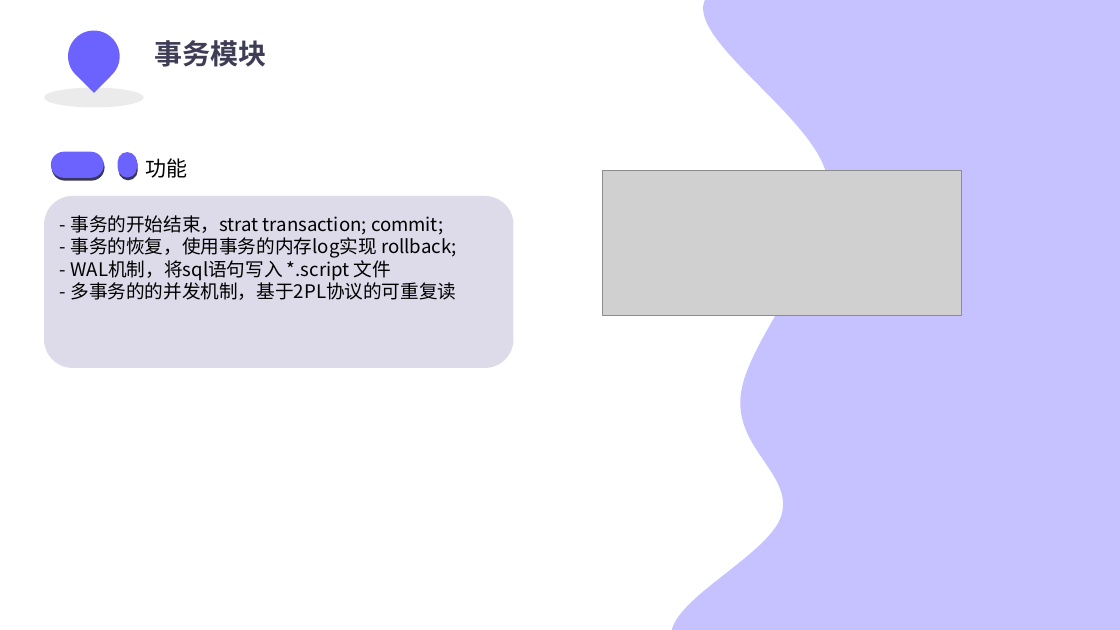
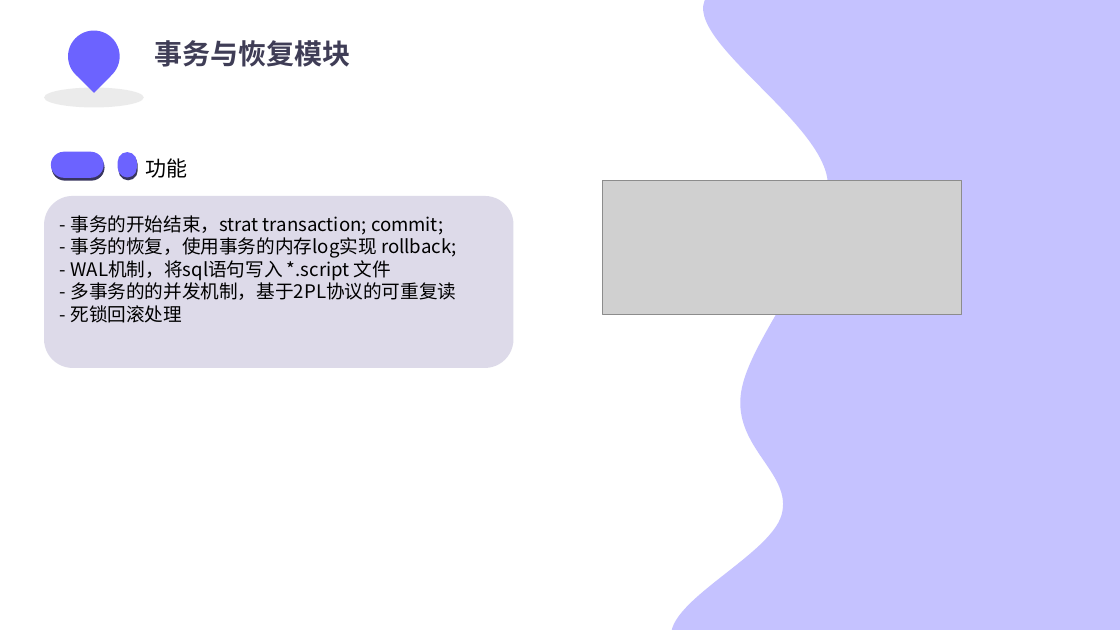
Before and after one commit to list17/thssDB, a slide deck: slide 7 of doc/pre/CourseDB-Pre.pptx. Drawn at 1120x630 pixels with LibreOffice and Linux fonts; fonts in the diff are those of the drawing; grey boxes stand for pictures; background and template pictures are left out. Boxes give left, top, right and bottom in pixels: in the first picture for what was removed or moved away, otherwise in the second. Text is boxed around its words. In the diff, an @@ line names an element or a change of style, - is before the commit and + after.

```diff
--- a/doc/pre/CourseDB-Pre.pptx
+++ b/doc/pre/CourseDB-Pre.pptx
@@ text at [154, 40, 350, 67]: text changed @@
-事务模块
+事务与恢复模块
@@ picture: place and size @@
-picture at [602, 171, 961, 315]
+picture at [603, 181, 962, 315]
@@ text at [71, 305, 183, 323]: paragraph added @@
+- 死锁回滚处理
```
Also in this commit, not shown: 1 other slide changed, 1 slide added.
